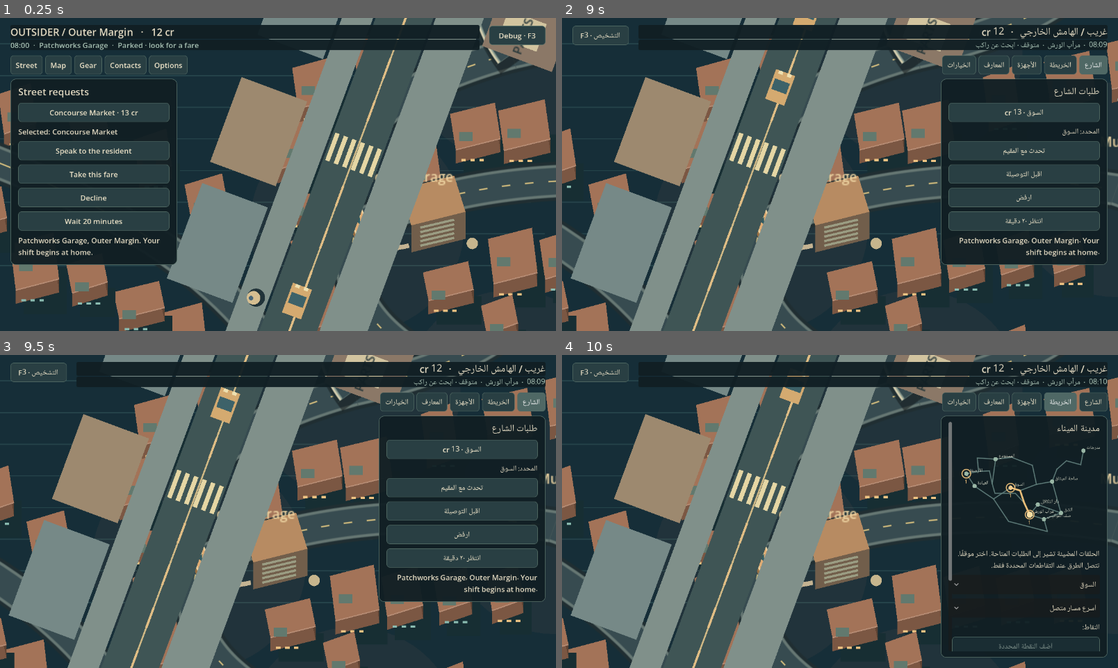
Above: before the commit, frames 1-4 (two rows, left to right).
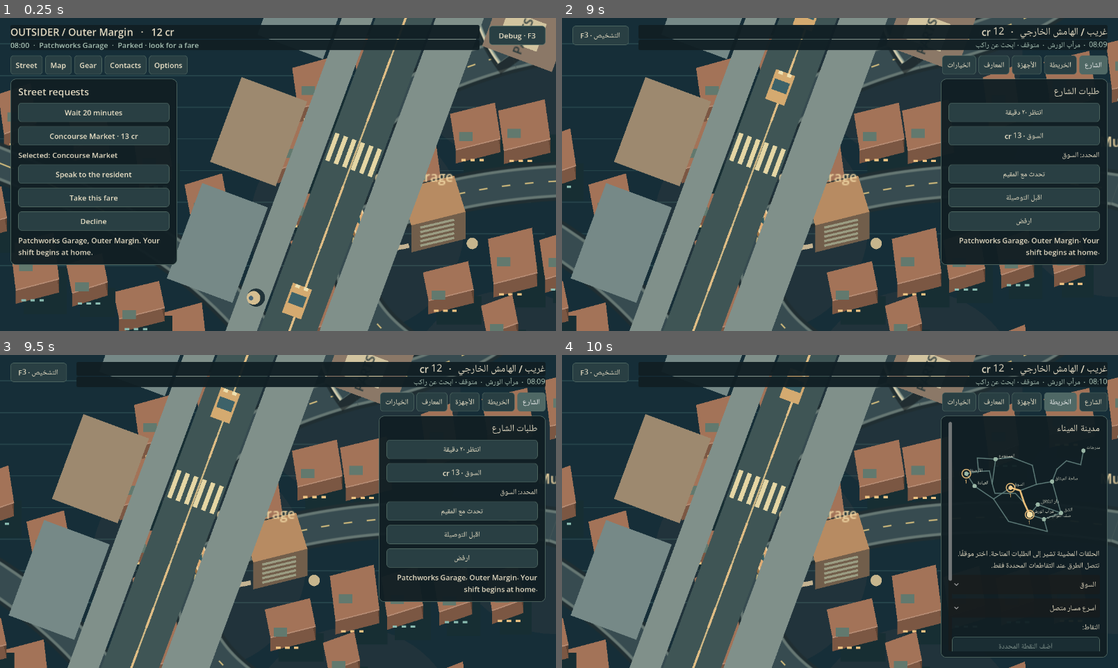
Above: after the commit, the same moments.

Repository: MohamedXIV/outsider-driver-2d
Game: Godot game, scene res://scenes/sandbox.tscn
Same seed, same stepped clock (60 frames per second), same inputs: the game is played once before the commit and once after it.
Inputs:
- Up to frame 1 (0.25 s): no input
- Up to frame 2 (9 s): click "Debug · F3" at 0.5 s; click "Player · F3" at 1.25 s; click "Street" at 2 s; click "Map" at 2.75 s; click "Gear" at 3.5 s; click "Contacts" at 4.25 s; click "Options" at 5 s; click "English" at 5.75 s; click "العربية" at 6.5 s; click "التشخيص · F3" at 7.25 s; click "اللعب · F3" at 8 s; click "الشارع" at 8.75 s
- Up to frame 3 (9.5 s): no input
- Up to frame 4 (10 s): click "الخريطة" at 9.5 s

The runs differ from the first frame. In frame 1, 2.9% of the frame differs, in the area x 3-31%, y 29-66%; in frame 2, 2.8%; in frame 3, 2.8%; in frame 4, nothing differs.

Commit message:
fix(player): keep Wait clickable as autonomous offers expire

Diff:
--- a/scripts/sandbox/sandbox_player_ui.gd
+++ b/scripts/sandbox/sandbox_player_ui.gd
@@ -196,6 +196,10 @@
 				_button("talk",trp("Talk to your passenger","تحدث مع الراكب"),_call.bind("_on_talk"))
 		else:
 			_label(trp("Street requests","طلبات الشارع"),true)
+			# Keep the time control above the autonomous offer list. Offers can
+			# expire between pointer-down and delivery; moving Wait underneath
+			# those rows made a legitimate click hit empty space instead.
+			_button("wait",trp("Wait 20 minutes","انتظر ٢٠ دقيقة"),_call.bind("_on_wait"))
 			var count: int=0
 			for offer in world.open_offers():
 				if offer["origin"]!=world.player_district: continue
@@ -208,7 +212,6 @@
 				_button("talk",trp("Speak to the resident","تحدث مع المقيم"),_call.bind("_on_talk"))
 				_button("accept",trp("Take this fare","اقبل التوصيلة"),_call.bind("_on_accept"),chosen["channel"]=="official")
 				_button("decline",trp("Decline","ارفض"),_call.bind("_on_decline"))
-			_button("wait",trp("Wait 20 minutes","انتظر ٢٠ دقيقة"),_call.bind("_on_wait"))
 		_label(controller._notice_text)
 	elif tab=="map":
 		_label(trp("The charter port","مدينة الميناء"),true)
--- /dev/null
+++ b/tests/test_player_wait_scene.gd
@@ -0,0 +1,41 @@
+extends SceneTree
+
+# A real wait button must remain under the pointer while autonomous local
+# offers appear/expire. A cached Player action bound must still hit Wait.
+func _initialize() -> void: call_deferred("_run")
+func _run() -> void:
+	root.size=Vector2i(1280,720)
+	var scene: Node=load("res://scenes/sandbox.tscn").instantiate()
+	root.add_child(scene);scene.set_process(false)
+	var ui: SandboxPlayerUI=scene._player_ui
+	for frame in range(4): await process_frame
+	var anchor: Vector2=ui._actions["wait"].get_global_rect().get_center()
+	var previous_count: int=0
+	for offer in scene._world.open_offers():
+		if offer["origin"]==scene._world.player_district: previous_count+=1
+	var changed: bool=false
+	for tick in range(200):
+		scene._process(1.0)
+		for frame in range(3): await process_frame
+		var count: int=0
+		for offer in scene._world.open_offers():
+			if offer["origin"]==scene._world.player_district: count+=1
+		if count==previous_count: continue
+		changed=true
+		var actual: Vector2=ui._actions["wait"].get_global_rect().get_center()
+		print("WAIT_OFFER_TRANSITION minute=",scene._world.minute," offers=",previous_count," -> ",count," point=",anchor," -> ",actual)
+		assert(anchor.distance_to(actual)<1.0,
+				"Autonomous offers must not move Wait out from under a real player click")
+		var serial: int=ui._action_serial
+		var minute: int=scene._world.minute
+		for pressed in [true,false]:
+			var event: InputEventMouseButton=InputEventMouseButton.new()
+			event.position=anchor;event.button_index=MOUSE_BUTTON_LEFT;event.pressed=pressed
+			Input.parse_input_event(event);await process_frame
+		for frame in range(3): await process_frame
+		assert(ui._action_serial==serial+1,"Exactly one real Wait click must be acknowledged")
+		assert(scene._world.minute==minute+20,"Wait still advances the authoritative world, exactly once")
+		break
+	assert(changed,"The regression must exercise a genuine autonomous offer transition")
+	print("PLAYER_WAIT_SCENE_PASS stable hit target across autonomous offer expiry, actual mouse input and once-only World command")
+	quit()
